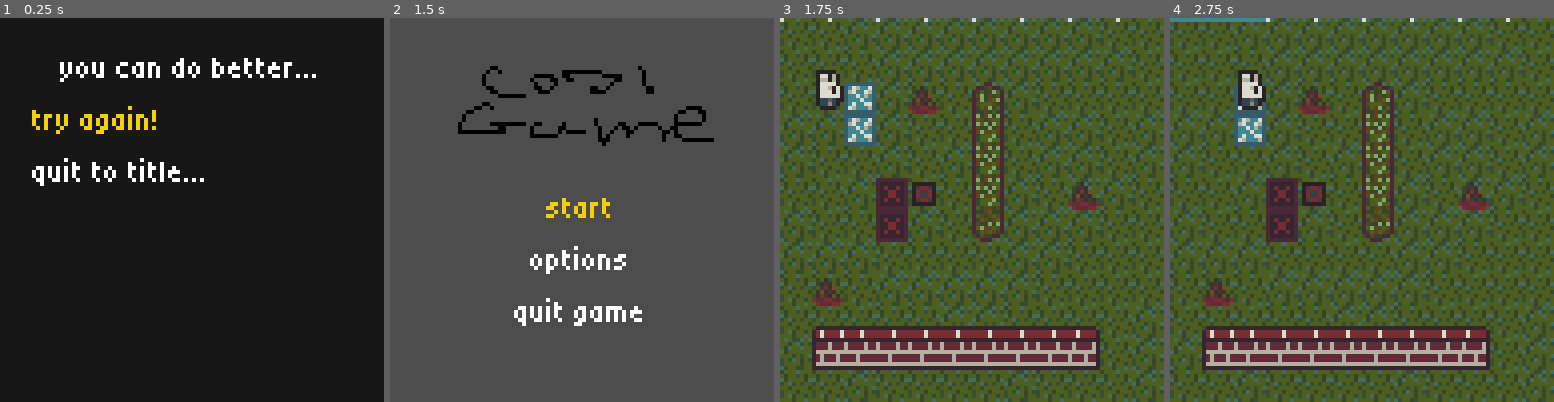
Above: before the commit, frames 1-4 (left to right).
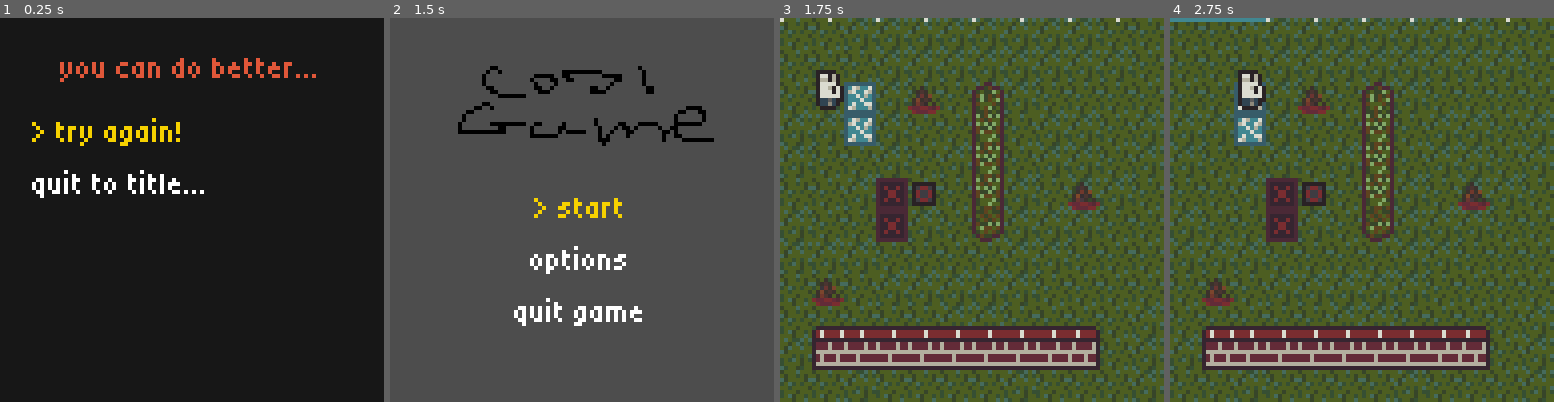
Above: after the commit, the same moments.

Repository: Someone68/cozyfall
Game: Godot game, scene res://scenes/death_screen.tscn
Same seed, same stepped clock (60 frames per second), same inputs: the game is played once before the commit and once after it. This scene is started directly instead of the project's main scene.
Inputs:
- Up to frame 1 (0.25 s): no input
- Up to frame 2 (1.5 s): tap Enter (ui_accept) at 0.5, 0.77, 1.25 s; hold Right (ui_right) 0.53-1.28 s; tap Z (tunnel) at 0.6, 1.35 s; hold Down (ui_down) from 1.28 s (still down)
- Up to frame 3 (1.75 s): keep holding Down (ui_down); tap Enter (ui_accept) at 1.52 s
- Up to frame 4 (2.75 s): tap Enter (ui_accept) at 2 s; release Down (ui_down) at 2.03 s; hold Right (ui_right) from 2.03 s (still down); tap Z (tunnel) at 2.1 s

The runs differ from the first frame. In frame 1, 3.4% of the frame differs, in the area x 8-83%, y 10-47%; in frame 2, 0.4%; in frame 3, nothing differs; in frame 4, nothing differs.

Commit message:
changed select menu theme

Diff:
--- a/scenes/death_screen.tscn
+++ b/scenes/death_screen.tscn
@@ -28,9 +28,11 @@
 offset_top = 8.0
 offset_right = 88.0
 offset_bottom = 88.0
+theme_override_constants/separation = 7
 
 [node name="Label" type="Label" parent="VBoxContainer" unique_id=1437285927]
 layout_mode = 2
+theme_override_colors/font_color = Color(0.87984806, 0.34088397, 0.22421053, 1)
 text = "you can do better..."
 horizontal_alignment = 1
 
--- a/scenes/escape_screen.tscn
+++ b/scenes/escape_screen.tscn
@@ -28,9 +28,11 @@
 offset_top = 8.0
 offset_right = 88.0
 offset_bottom = 88.0
+theme_override_constants/separation = 7
 
 [node name="Label" type="Label" parent="VBoxContainer" unique_id=1437285927]
 layout_mode = 2
+theme_override_colors/font_color = Color(0.23013663, 0.71742773, 0.83463305, 1)
 text = "Options"
 horizontal_alignment = 1
 
--- a/scripts/select_menu.gd
+++ b/scripts/select_menu.gd
@@ -6,6 +6,7 @@
 @export var normal_color := Color.WHITE
 @export var highlight_color := Color(0.965, 0.82, 0.0, 1.0)
 @export var wrap_around := true
+@export var prefix := "> "
 
 var index := 0
 
@@ -40,3 +41,4 @@
 	var items := _items()
 	for i in items.size():
 		items[i].modulate = highlight_color if i == index else normal_color
+		items[i].text = "> " + items[i].text if i == index else items[i].text.trim_prefix(prefix)
